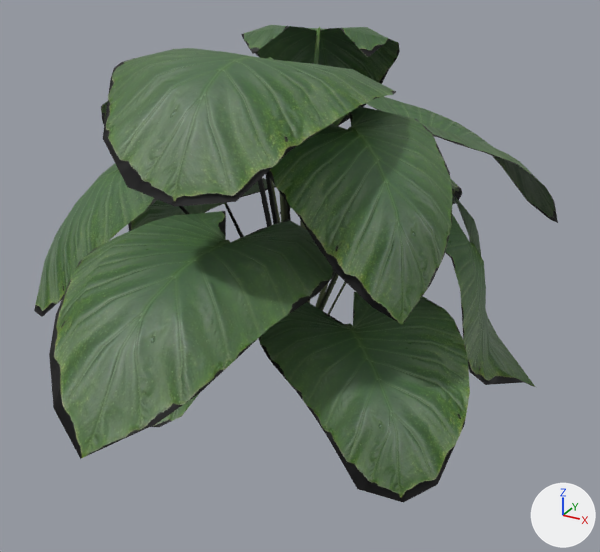
A saved change to the glTF model game/assets/models/hf/taro.gltf.
The view is the same before and after, from a camera (50 mm lens) standing at (1.83, -3.1, 2.19) and looking at (0.16, -0.05, 0.66). The lights are fixed; the arrows at lower right show +X, +Y and +Z. The picture after the commit comes second.

In view in the first picture: 'taro'.
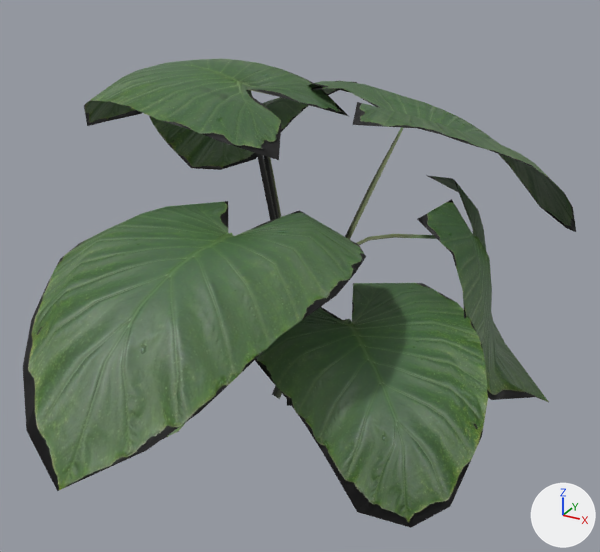
Where the change shows, as pixel boxes [x1, y1, x2, y2] in the pictures (600 x 552 px; the box of a moved part takes in the faces that stretch with it):
'taro', reshaped: before [34, 25, 558, 502]; after [23, 59, 576, 528]
part 1 of me_object_0, moved or reshaped: before [265, 173, 280, 224]; after [149, 81, 357, 218]
part 2 of me_object_0, moved or reshaped: before [259, 292, 470, 502]; after [255, 283, 488, 528]
part 3 of me_object_0, moved or reshaped: before [318, 96, 558, 311]; after [272, 81, 576, 399]
part 4 of me_object_0, moved or reshaped (mostly hidden afterwards): before [151, 394, 199, 427]; after [163, 422, 186, 439]
part 5 of me_object_0, moved or reshaped (mostly hidden before): before [101, 102, 272, 227]; after [84, 59, 348, 406]
part 6 of me_object_0, moved or reshaped: before [49, 211, 336, 459]; after [23, 201, 366, 491]
part 7 of me_object_0, moved or reshaped: before [328, 193, 535, 387]; after [356, 175, 549, 402]
part 8 of me_object_0, deleted (green): before [34, 25, 462, 325]

Edits to the bpy script that builds the scene:
```text
Change me_object_0:
    used by ob_taro; location = (0.0, 0.0, 0.0)
    remove me_object_0.from_pydata(...)  # 859 vertices, 1260 faces; spans x -1.17..1.17, y -1.51..1.51, z 0.0..1.7
    add me_object_0.from_pydata(...)  # 466 vertices, 680 faces; spans x -1.17..1.24, y -1.62..1.25, z -0.15..1.51
    me_object_0 part 1: the loose piece of 59 vertices spanning x -1.05..0.05, y 0.04..1.17, z 0.0..1.38 is scaled about its middle by 1.15, then moved by (0.0, 0.0, -0.05)
    me_object_0 part 2: the loose piece of 58 vertices spanning x 0.06..1.1, y -0.85..0.2, z 0.06..0.64 is scaled about its middle by 1.15, then moved by (0.0, 0.0, -0.03)
    me_object_0 part 3: the loose piece of 84 vertices spanning x -0.03..1.11, y 0.04..1.08, z 0.06..1.4 is scaled about its middle by 1.15, then moved by (0.0, 0.0, -0.06)
    me_object_0 part 4: the loose piece of 46 vertices spanning x -0.5..0.07, y -0.76..0.11, z 0.05..0.8 is scaled about its middle by 1.15, then moved by (0.0, 0.01, -0.01)
    me_object_0 part 5: the loose piece of 89 vertices spanning x -1.08..0.08, y -0.29..0.61, z 0.05..1.49 is scaled about its middle by 1.15, then moved by (-0.01, 0.0, -0.08)
    me_object_0 part 6: the loose piece of 71 vertices spanning x -0.39..0.59, y -1.51..0.12, z 0.03..1.04 is scaled about its middle by 1.15, then moved by (0.0, 0.01, -0.05)
    me_object_0 part 7: the loose piece of 59 vertices spanning x 0.03..1.17, y 0.0..0.73, z 0.03..1.0 is scaled about its middle by 1.15, then moved by (-0.02, 0.0, -0.01)
    me_object_0 part 8: 6 loose pieces with 393 vertices, spanning x -1.17..0.94, y -1.11..1.51, z 0.02..1.7, are deleted
```
